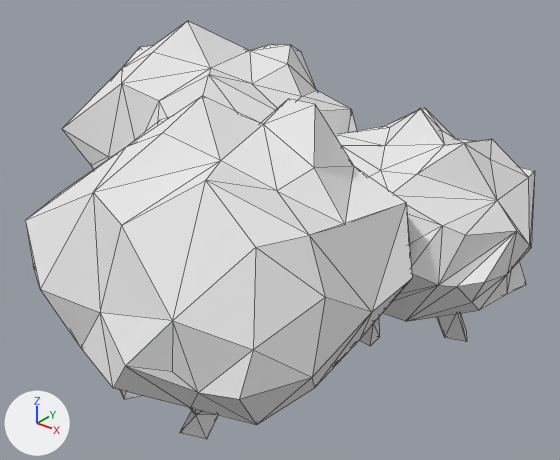
A saved change to the OBJ model res/other/island_wip/bush.obj.
Rendered twice from a 50 mm lens placed at (6.07, -6.87, 6.51), pointed at (-0.07, 0.8, 1.75). The axes (+X, +Y, +Z) are drawn at lower left. The lights are the same throughout. Mesh edges are drawn as thin lines. Where no turn or scale is listed for an object, it has been applied to the vertices.

The older version as bpy lines, for what is in view:
```python
mat_allcolors_material = principled_material('AllColors_Material')
mat_allcolors_material.base_color = (0.8, 0.8, 0.8)  # white #e7e7e7
mat_allcolors_material.roughness = 1.0
me_bush_group_big_plane_138 = bpy.data.meshes.new('Bush_group_big_Plane.138')
me_bush_group_big_plane_138.from_pydata(...)  # 467 vertices, 886 faces; spans x -3.89..2.95, y -2.66..4.06, z 0.0..4.25
me_bush_group_big_plane_138.materials.append(mat_allcolors_material)  # white #e7e7e7
ob_bush_group_big_plane_138 = bpy.data.objects.new('Bush_group_big_Plane.138', me_bush_group_big_plane_138)
ob_bush_group_big_plane_138.location = (0.0, 0.0, 0.0)
```
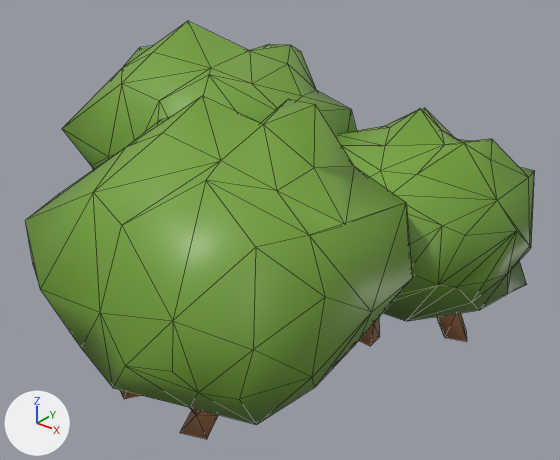
Where the change shows, as pixel boxes [x1, y1, x2, y2] in the pictures (560 x 460 px):
'Bush_group_big_Plane.138', surface changed (white to green)
    both: [25, 21, 534, 439]

The change, as a diff of the scene's bpy script:
```diff
--- a/res/other/island_wip/bush.obj.py
+++ b/res/other/island_wip/bush.obj.py
@@ img_texture_gradient_png @@
+img_texture_gradient_png = load_image('texture_gradient.png', 'texture_gradient.png', 256, 256, 'sRGB')
@@ mat_allcolors_material @@
 mat_allcolors_material = principled_material('AllColors_Material')
-mat_allcolors_material.base_color = (0.8, 0.8, 0.8)  # white #e7e7e7
-mat_allcolors_material.roughness = 1.0
+mat_allcolors_material.texture = img_texture_gradient_png
+mat_allcolors_material.roughness = 0.431
@@ me_bush_group_big_plane_138 @@
 me_bush_group_big_plane_138.from_pydata(...)  # 467 vertices, 886 faces; spans x -3.89..2.95, y -2.66..4.06, z 0.0..4.25
 # used by ob_bush_group_big_plane_138; location = (0.0, 0.0, 0.0)
+# me_bush_group_big_plane_138 part 1: the surface is now shaded smooth
 me_bush_group_big_plane_138.materials.append(mat_allcolors_material)
```
